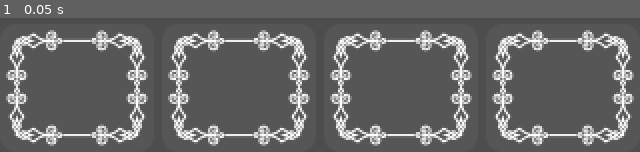
Above: before the commit, frame 1.
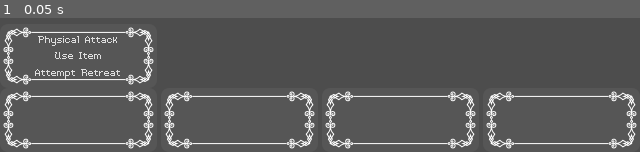
Above: after the commit, the same moment.

Repository: masone3/JRPG-Game
Game: Godot game, scene res://battle.tscn
The game is run twice, just before and just after one commit, with the same random seed, the same clock (stepped at 60 frames per second) and the same inputs. Before the commit the project has no main scene; this scene is started directly in both runs.
Inputs:
- Up to frame 1 (0.05 s): no input

The runs differ from the first frame. In frame 1, 24% of the frame differs, in the area x 0-100%, y 6-98%.

Commit message:
Worked on battle scene UI and started adding characters within scene

Diff:
--- a/battle.tscn
+++ b/battle.tscn
@@ -12,6 +12,39 @@
 grow_vertical = 2
 theme = ExtResource("1_oxp8w")
 
+[node name="Options" parent="." unique_id=413180026 instance=ExtResource("2_7sfm4")]
+layout_mode = 0
+offset_top = 232.0
+offset_right = 157.0
+offset_bottom = 296.0
+
+[node name="MarginContainer" type="MarginContainer" parent="Options" unique_id=1227186714]
+layout_mode = 0
+offset_right = 157.0
+offset_bottom = 64.0
+theme_override_constants/margin_left = 8
+theme_override_constants/margin_top = 8
+theme_override_constants/margin_right = 8
+theme_override_constants/margin_bottom = 8
+
+[node name="VBoxContainer" type="VBoxContainer" parent="Options/MarginContainer" unique_id=65389275]
+layout_mode = 2
+
+[node name="PhysicalAttack" type="Button" parent="Options/MarginContainer/VBoxContainer" unique_id=369816654]
+layout_mode = 2
+size_flags_vertical = 3
+text = "Physical Attack"
+
+[node name="UseItem" type="Button" parent="Options/MarginContainer/VBoxContainer" unique_id=471853361]
+layout_mode = 2
+size_flags_vertical = 3
+text = "Use Item"
+
+[node name="Retreat" type="Button" parent="Options/MarginContainer/VBoxContainer" unique_id=657323138]
+layout_mode = 2
+size_flags_vertical = 3
+text = "Attempt Retreat"
+
 [node name="Bottom" type="HBoxContainer" parent="." unique_id=1265841313]
 custom_minimum_size = Vector2(0, 64)
 layout_mode = 1
@@ -24,7 +57,7 @@
 grow_vertical = 0
 alignment = 1
 
-[node name="MainCharacter" parent="Bottom" unique_id=413180026 instance=ExtResource("2_7sfm4")]
+[node name="MainCharacter" parent="Bottom" unique_id=1133470705 instance=ExtResource("2_7sfm4")]
 layout_mode = 2
 
 [node name="2ndPartyMemb" parent="Bottom" unique_id=1778239178 instance=ExtResource("2_7sfm4")]
@@ -35,3 +68,15 @@
 
 [node name="4thPartyMemb" parent="Bottom" unique_id=1952626258 instance=ExtResource("2_7sfm4")]
 layout_mode = 2
+
+[node name="Control" type="Control" parent="." unique_id=27918795]
+anchors_preset = 0
+offset_right = 40.0
+offset_bottom = 40.0
+
+[node name="TextureButton" type="TextureButton" parent="Control" unique_id=700788993]
+layout_mode = 0
+offset_left = 550.0
+offset_top = 70.0
+offset_right = 590.0
+offset_bottom = 110.0
--- /dev/null
+++ b/debug.gd
@@ -0,0 +1,15 @@
+extends Node
+
+func _unhandled_key_input(event: InputEvent) -> void:
+	var inputpress: InputEventKey = event
+	if event.is_pressed():
+		var key: int = inputpress.keycode
+		match key:
+			KEY_R:
+				get_tree().reload_current_scene()
+			KEY_Q:
+				get_tree().quit()
+			KEY_F11:
+				var is_fullscreen: bool = DisplayServer.window_get_mode() == DisplayServer.WINDOW_MODE_FULLSCREEN
+				var target_mode: int = DisplayServer.WINDOW_MODE_WINDOWED if is_fullscreen else DisplayServer.WINDOW_MODE_FULLSCREEN
+				DisplayServer.window_set_mode(target_mode)
--- a/default_theme.tres
+++ b/default_theme.tres
@@ -1,3 +1,19 @@
 [gd_resource type="Theme" format=3 uid="uid://cetxk8mn7ikl2"]
 
+[sub_resource type="StyleBoxEmpty" id="StyleBoxEmpty_ji6ra"]
+
+[sub_resource type="StyleBoxEmpty" id="StyleBoxEmpty_08f7i"]
+
+[sub_resource type="StyleBoxEmpty" id="StyleBoxEmpty_wkhl5"]
+
+[sub_resource type="StyleBoxEmpty" id="StyleBoxEmpty_g4ecp"]
+
+[sub_resource type="StyleBoxEmpty" id="StyleBoxEmpty_b4lb2"]
+
 [resource]
+Button/styles/disabled = SubResource("StyleBoxEmpty_ji6ra")
+Button/styles/focus = SubResource("StyleBoxEmpty_08f7i")
+Button/styles/hover = SubResource("StyleBoxEmpty_wkhl5")
+Button/styles/normal = SubResource("StyleBoxEmpty_g4ecp")
+Button/styles/pressed = SubResource("StyleBoxEmpty_b4lb2")
+VBoxContainer/constants/separation = 2
--- a/project.godot
+++ b/project.godot
@@ -11,19 +11,25 @@
 [application]
 
 config/name="JRPG-Game"
+run/main_scene="uid://dtt4uvwk1e67l"
 config/features=PackedStringArray("4.7", "GL Compatibility")
 config/icon="res://icon.svg"
 
 [display]
 
-window/size/viewport_width=320
-window/size/viewport_height=180
+window/size/viewport_width=640
+window/size/viewport_height=360
 window/size/borderless=true
 window/stretch/mode="viewport"
 
 [dotnet]
 
 project/assembly_name="JRPG-Game"
+
+[gui]
+
+theme/custom="uid://cetxk8mn7ikl2"
+theme/custom_font="uid://0djrkhsdgt2j"
 
 [physics]
 
Binary file added: ExamplePlayerSprite.png
Not shown, added: ExamplePlayerSprite.png.import
Binary file added: Fonts/CelticTime.ttf
Not shown, added: Fonts/CelticTime.ttf.import
Not shown, added: debug.gd.uid
